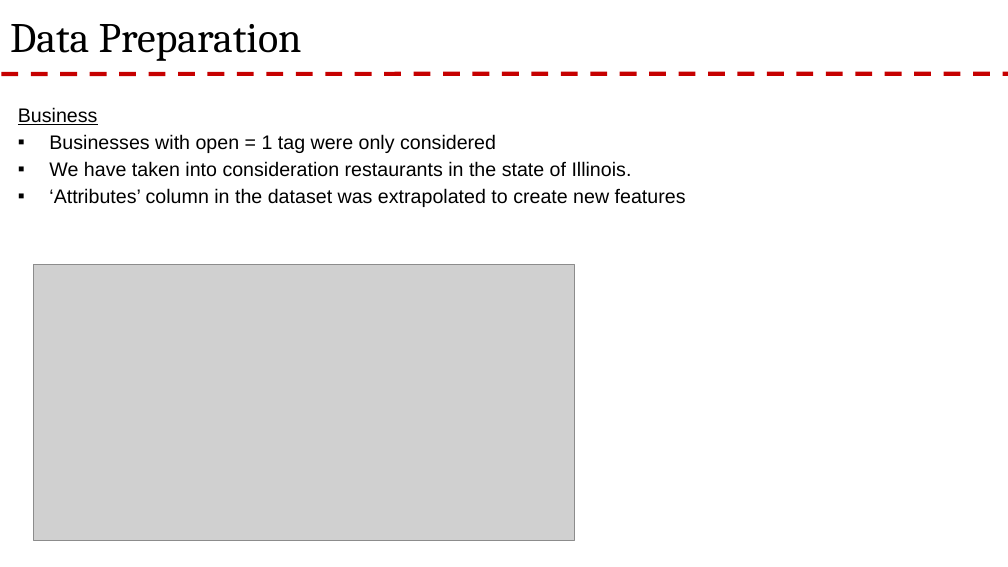
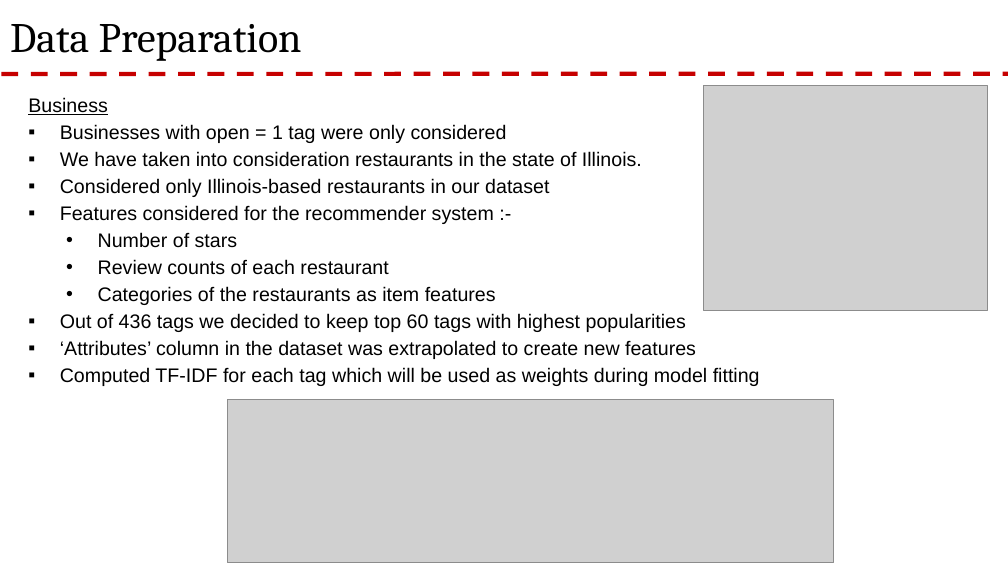
Before and after one commit to rnair7163/Restaurant-Recommendation-System-using-Yelp-Dataset, a slide deck: slide 6 of PPT/Yelp Presentation.pptx (slide 7 before the commit). Drawn at 1008x567 pixels with LibreOffice and Linux fonts; fonts in the diff are those of the drawing; grey boxes stand for pictures; background and template pictures are left out. Boxes give left, top, right and bottom in pixels: in the first picture for what was removed or moved away, otherwise in the second. Text is boxed around its words. In the diff, an @@ line names an element or a change of style, - is before the commit and + after.

Commit message:
PPT update

```diff
--- a/PPT/Yelp Presentation.pptx
+++ b/PPT/Yelp Presentation.pptx
@@ text "Business": place and size @@
-text "Business" at box(18, 107, 686, 207)
+text "Business" at box(28, 97, 760, 386)
@@ picture: place and size @@
-picture at box(33, 264, 575, 540)
+picture at box(704, 86, 987, 310)
@@ text at box(60, 178, 686, 332): paragraphs added @@
+▪ Considered only Illinois-based restaurants in our dataset
+▪ Features considered for the recommender system :-
+• Number of stars
+• Review counts of each restaurant
+• Categories of the restaurants as item features
+▪ Out of 436 tags we decided to keep top 60 tags with highest popularities
@@ text at box(60, 367, 760, 386): paragraph added @@
+▪ Computed TF-IDF for each tag which will be used as weights during model fitting
@@ picture added at box(227, 400, 834, 562) @@
```
Also in this commit, not shown: 1 other slide changed, 1 slide removed.
